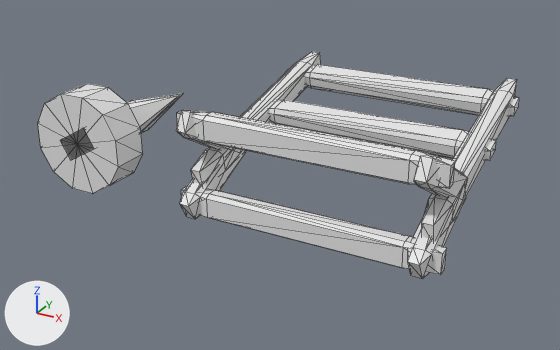
The COLLADA model src/Content/market_4.dae: old version first, new version second.
Before and after are seen from a 50 mm camera at (0.538, -0.903, 0.526) aimed at (-0.071, 0.203, -0.027). Lighting does not change. The marker at lower left points along +X, +Y and +Z. Mesh edges are drawn as thin lines. Vertices at the same position are counted once.

The scene before the commit, as lines of its bpy script (objects in view):
```python
me_mesh_0 = bpy.data.meshes.new('Mesh_0')
me_mesh_0.from_pydata(...)  # 312 vertices, 572 faces; spans x -0.448..0.289, y -0.021..0.435, z -0.037..0.147
me_mesh_0.materials.append(mat_material_0_009)  # its picture is missing
ob_cylinder_037 = bpy.data.objects.new('cylinder.037', me_mesh_0)
ob_cylinder_037.location = (0.0, 0.0, 0.0)
```
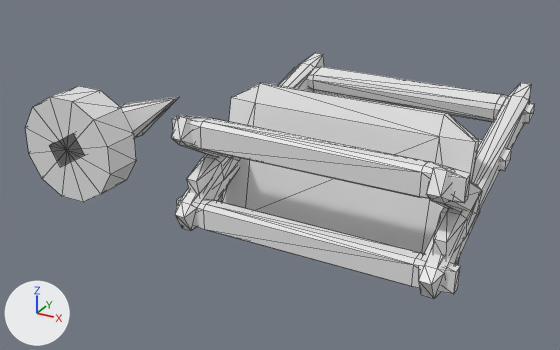
What differs and where, as boxes [x1, y1, x2, y2] in the pictures (560 x 350 px; the box of a moved part takes in the faces that stretch with it):
'cylinder.037', reshaped (6% wider, 8% taller): before [38, 52, 519, 279]; after [25, 53, 535, 298]
part 1 of me_mesh_0, moved or reshaped: before [249, 99, 496, 161]; after [478, 139, 511, 171]
part 2 of me_mesh_0, moved or reshaped: before [191, 52, 321, 185]; after [187, 53, 324, 195]
part 3 of me_mesh_0, moved or reshaped: before [422, 78, 517, 241]; after [433, 83, 531, 258]
part 4 of me_mesh_0, moved or reshaped: before [285, 64, 519, 116]; after [287, 67, 535, 123]
part 5 of me_mesh_0, added: after [25, 86, 136, 202]
part 6 of me_mesh_0, moved or reshaped: before [61, 128, 94, 160]; after [50, 133, 85, 167]
part 7 of me_mesh_0, moved or reshaped: before [127, 93, 183, 133]; after [119, 97, 179, 139]
part 8 of me_mesh_0, moved or reshaped: before [408, 186, 466, 279]; after [175, 156, 240, 231]
part 9 of me_mesh_0, moved or reshaped: before [177, 110, 455, 188]; after [172, 115, 471, 203]
part 10 of me_mesh_0, moved or reshaped: before [181, 186, 447, 274]; after [177, 196, 460, 294]
part 11 of me_mesh_0, moved or reshaped: before [176, 110, 241, 153]; after [171, 116, 239, 160]
part 12 of me_mesh_0, moved or reshaped: before [180, 148, 246, 219]; after [419, 197, 480, 298]
part 13 of me_mesh_0, moved or reshaped: before [413, 155, 468, 197]; after [426, 167, 482, 211]
part 14 of me_mesh_0, added: after [222, 83, 479, 265]
part 15 of me_mesh_0, deleted: before [38, 84, 143, 193]

The change, as a diff of the scene's bpy script:
```diff
--- a/src/Content/market_4.dae.py
+++ b/src/Content/market_4.dae.py
@@ me_mesh_0 @@
-me_mesh_0.from_pydata(...)  # 312 vertices, 572 faces; spans x -0.448..0.289, y -0.021..0.435, z -0.037..0.147
+me_mesh_0.from_pydata(...)  # 336 vertices, 616 faces; spans x -0.481..0.31, y -0.022..0.466, z -0.098..0.155
+# me_mesh_0 part 1: the loose piece of 24 vertices spanning x -0.141..0.289, y 0.21..0.255, z 0.059..0.099 is turned 0.4 degrees about the y axis through its middle and scaled by 1.07, then moved by (0.006, 0.017, -0.017)
+# me_mesh_0 part 2: the loose piece of 24 vertices spanning x -0.132..-0.098, y 0.009..0.435, z 0.014..0.139 is scaled about its middle by 1.07, then moved by (-0.008, 0.016, -0.015)
+# me_mesh_0 part 3: the loose piece of 24 vertices spanning x 0.246..0.28, y 0.009..0.435, z 0.015..0.139 is scaled about its middle by 1.07, then moved by (0.019, 0.016, -0.018)
+# me_mesh_0 part 4: the loose piece of 24 vertices spanning x -0.141..0.289, y 0.346..0.391, z 0.089..0.13 is turned 0.4 degrees about the y axis through its middle and scaled by 1.07, then moved by (0.006, 0.026, -0.014)
+# me_mesh_0 part 5: a new loose piece, a 12-sided cylinder along y spanning x -0.466..-0.281, y 0.0..0.069, z -0.059..0.125, in mat_material_0_009 (its picture is missing)
+# me_mesh_0 part 6: the loose piece of 24 vertices spanning x -0.395..-0.302, y 0.0..0.09, z 0.01..0.087 is scaled about its middle by 1.07, then moved by (-0.025, 0.003, -0.016)
+# me_mesh_0 part 7: the loose piece of 22 vertices spanning x -0.448..-0.231, y 0.09..0.149, z -0.023..0.115 is scaled about its middle by (1.08, 1.07, 1.06), then moved by (-0.024, 0.009, -0.016)
+# me_mesh_0 part 8: the loose piece of 24 vertices spanning x 0.241..0.281, y -0.021..0.147, z -0.03..0.078 is scaled about its middle by (1.08, 1.07, 1.07), then moved by (-0.384, 0.005, -0.02)
+# me_mesh_0 part 9: the loose piece of 24 vertices spanning x -0.141..0.289, y -0.004..0.03, z 0.1..0.144 is turned 0.4 degrees about the y axis through its middle and scaled by 1.07, then moved by (0.006, 0.001, -0.014)
+# me_mesh_0 part 10: the loose piece of 24 vertices spanning x -0.14..0.289, y -0.004..0.03, z -0.028..0.015 is turned 0.4 degrees about the y axis through its middle and scaled by 1.07, then moved by (0.005, 0.001, -0.023)
+# me_mesh_0 part 11: the loose piece of 24 vertices spanning x -0.135..-0.095, y -0.019..0.146, z 0.033..0.147 is scaled about its middle by 1.07, then moved by (-0.008, 0.005, -0.014)
+# me_mesh_0 part 12: the loose piece of 24 vertices spanning x -0.134..-0.095, y -0.021..0.147, z -0.031..0.077 is scaled about its middle by (1.08, 1.07, 1.07), then moved by (0.394, 0.005, -0.022)
+# me_mesh_0 part 13: the loose piece of 24 vertices spanning x 0.241..0.281, y -0.019..0.146, z 0.033..0.147 is scaled about its middle by 1.07, then moved by (0.019, 0.005, -0.017)
+# me_mesh_0 part 14: a new loose piece of 24 vertices spanning x -0.133..0.282, y 0.097..0.171, z -0.098..0.155, in mat_material_0_009 (its picture is missing)
+# me_mesh_0 part 15: the loose piece of 26 vertices spanning x -0.434..-0.263, y 0.0..0.064, z -0.037..0.134 is deleted
 me_mesh_0.materials.append(mat_material_0_009)
```
